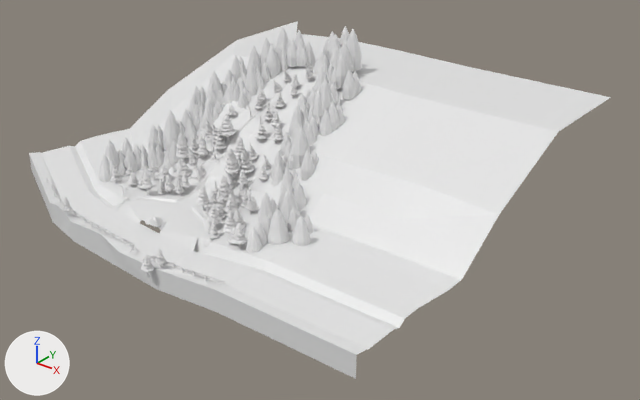
What one commit did to the glTF model src/assets/models/bottom.glb.
Both versions are drawn from a 50 mm lens placed at (263.0, -231.0, 171.0), pointed at (34.0, 55.0, -6.0). The lights are fixed; the arrows at lower left show +X, +Y and +Z. Where no turn or scale is listed for an object, it has been applied to the vertices. Vertices at the same position are counted once.
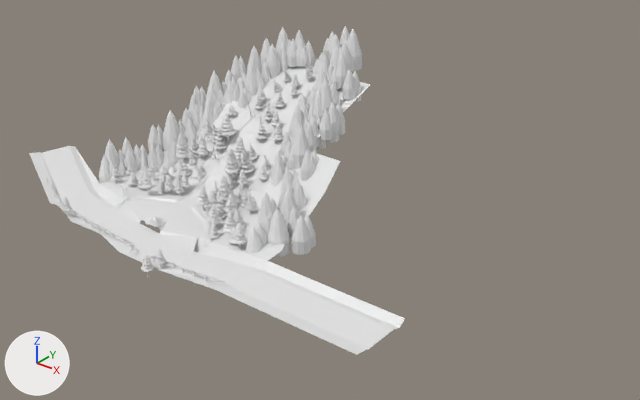
Where the newer file only moved an object's origin or applied its transform, the numbers keep the older frame.

What differs and where, as boxes [x1, y1, x2, y2] in the pictures (640 x 400 px):
'Plane', reshaped (35% narrower, 19% shorter): before [29, 21, 611, 379]; after [29, 66, 405, 355]
part 1 of me_plane, cut back: before [29, 21, 611, 379]; after [71, 220, 359, 355]

Patch to the scene script:
```diff
--- a/src/assets/models/bottom.glb.py
+++ b/src/assets/models/bottom.glb.py
@@ me_plane @@
 # used by ob_plane; location = (15.4, 61.2, 16.6)
-me_plane.from_pydata(...)  # 354 vertices, 644 faces; spans x -116.0..116.0, y -108.0..108.0, z -25.0..25.0
+me_plane.from_pydata(...)  # 278 vertices, 497 faces; spans x -116.0..114.0, y -108.0..27.0, z -21.0..25.0
+# me_plane part 1
+# 77 vertices are removed from x -116.0..116.0, y -108.0..108.0, z -25.0..25.0
+# 279 faces are deleted
+# 1 vertex is added at (-6.0, -96.0, -18.0)
+# 132 new faces join them
```
